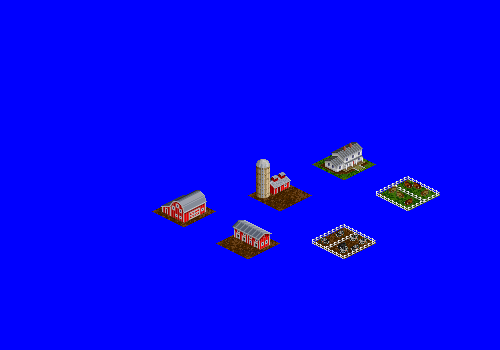
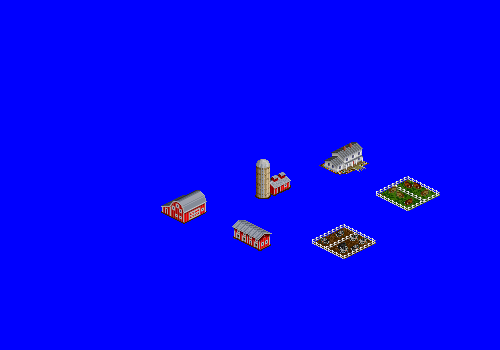
The second 500×350 image is a revision of the first. Changes to its layers:
painted on "cow shed" (2nd of 2, in "cow shed") over [232, 220, 271, 251]
hid "tile mud copy" (1st of 2, in "cow shed") over [216, 228, 280, 259]
painted on "plants" over [322, 162, 367, 174]
hid "grass copy 2" over [312, 155, 376, 180]
painted on "Anti-aliased comp" over [255, 185, 291, 199]
hid "tile mud copy" (2nd of 2, in "building") over [248, 185, 312, 211]
painted on "Barn" over [161, 211, 207, 224]
hid "tile mud" over [152, 207, 216, 227]
